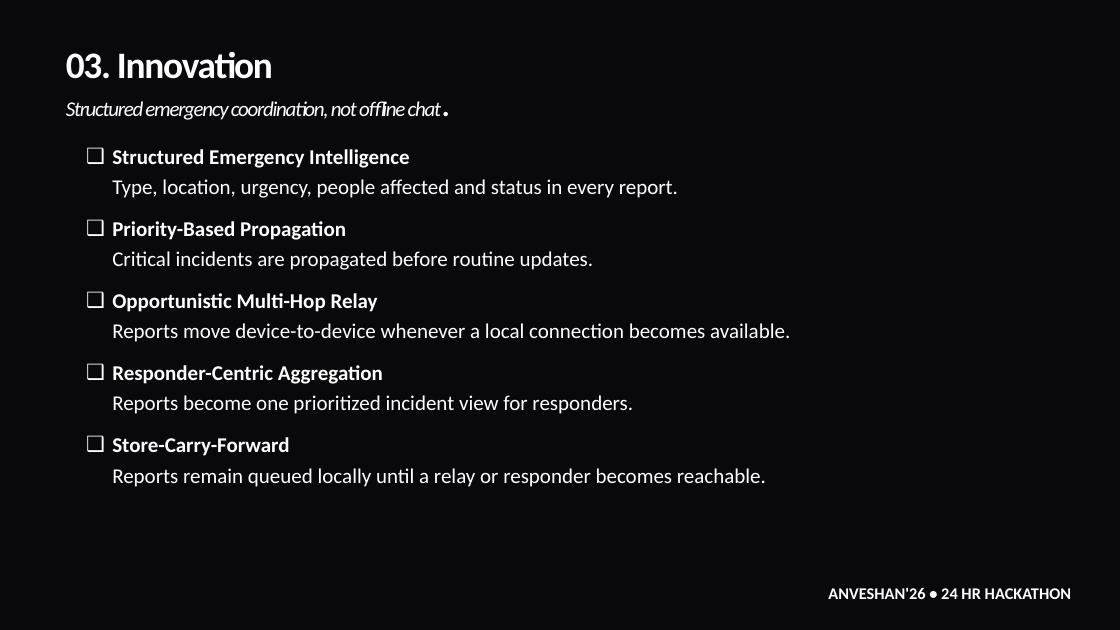
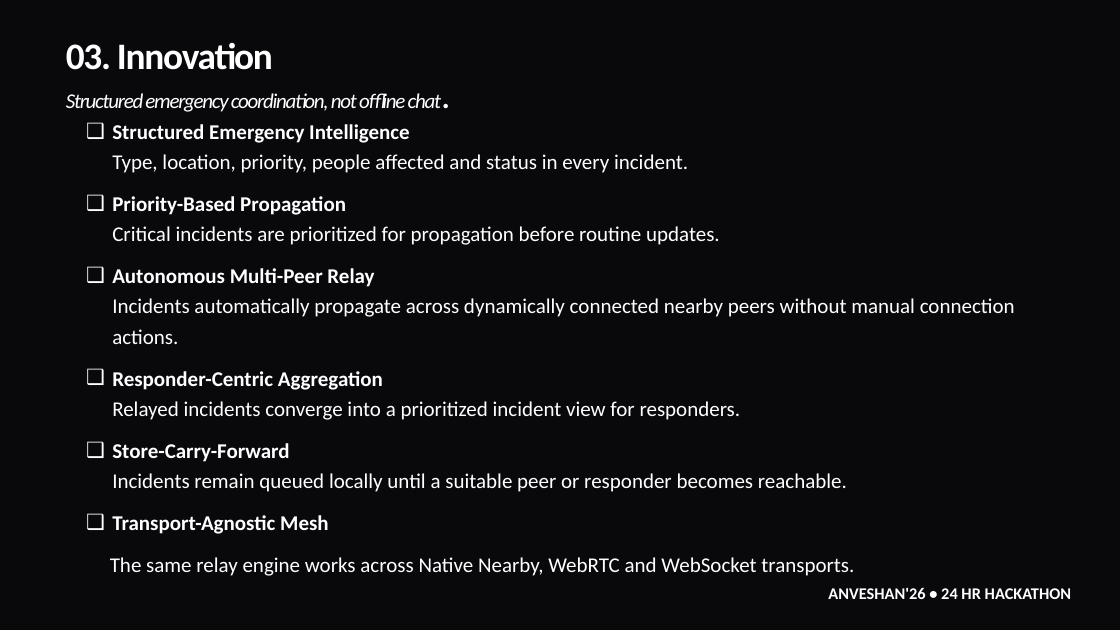
Before and after one commit to PratikDas-VTU/NEXUS, a slide deck: slide 4 of Nexus.pptx. Drawn at 1120x630 pixels with LibreOffice and Linux fonts; fonts in the diff are those of the drawing; background and template pictures are left out. Boxes give left, top, right and bottom in pixels: in the first picture for what was removed or moved away, otherwise in the second. Text is boxed around its words. In the diff, an @@ line names an element or a change of style, - is before the commit and + after.

```diff
--- a/Nexus.pptx
+++ b/Nexus.pptx
@@ text "03. Innovation": place and size @@
-text "03. Innovation" at [66,52,441,120]
+text "03. Innovation" at [66,43,441,112]
@@ subtitle at [110,124,1015,576]: text changed @@
-❑ Structured Emergency Intelligence
-  Type, location, urgency, people affected and status in every report.
-❑ Priority-Based Propagation
-  Critical incidents are propagated before routine updates.
-❑ Opportunistic Multi-Hop Relay
-  Reports move device-to-device whenever a local connection becomes available.
-❑ Responder-Centric Aggregation
-  Reports become one prioritized incident view for responders.
-❑ Store-Carry-Forward
-  Reports remain queued locally until a relay or responder becomes reachable.
+❑ Structured Emergency Intelligence
+  Type, location, priority, people affected and status in every incident.
+❑ Priority-Based Propagation
+  Critical incidents are prioritized for propagation before routine updates.
+❑ Autonomous Multi-Peer Relay
+  Incidents automatically propagate across dynamically connected nearby peers without manual connection actions.
+❑ Responder-Centric Aggregation
+  Relayed incidents converge into a prioritized incident view for responders.
+❑ Store-Carry-Forward
+  Incidents remain queued locally until a suitable peer or responder becomes reachable.
+❑ Transport-Agnostic Mesh
+The same relay engine works across Native Nearby, WebRTC and WebSocket transports.
```
Also in this commit, not shown: 5 other slides changed, 1 slide added, 2 other files.
